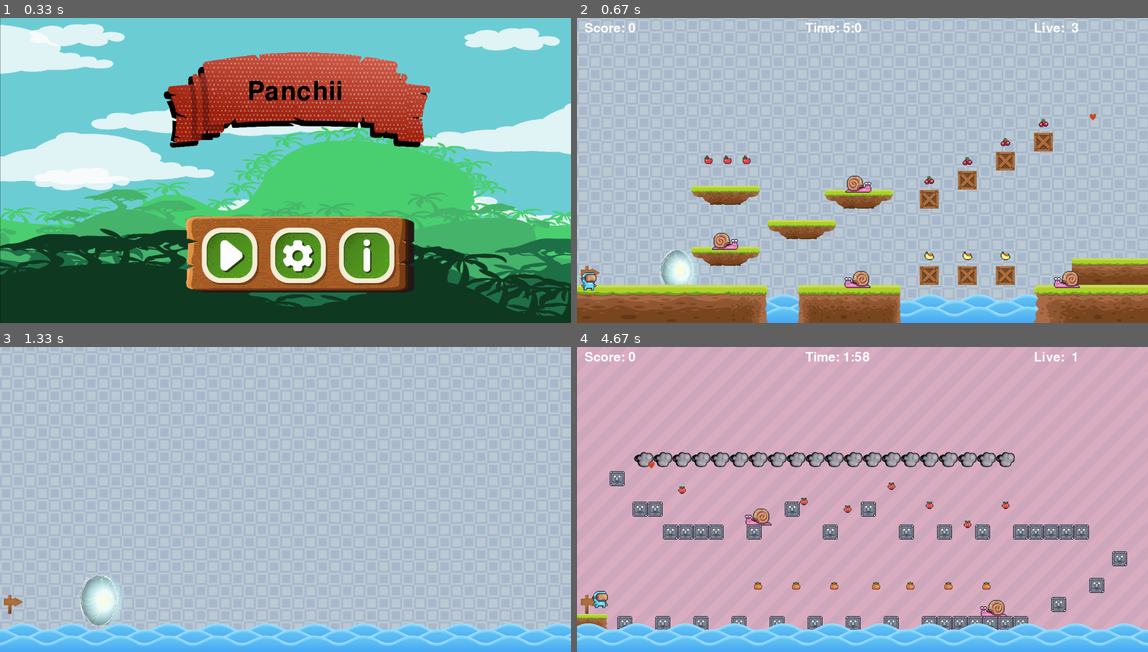
Above: before the commit, frames 1-4 (two rows, left to right).
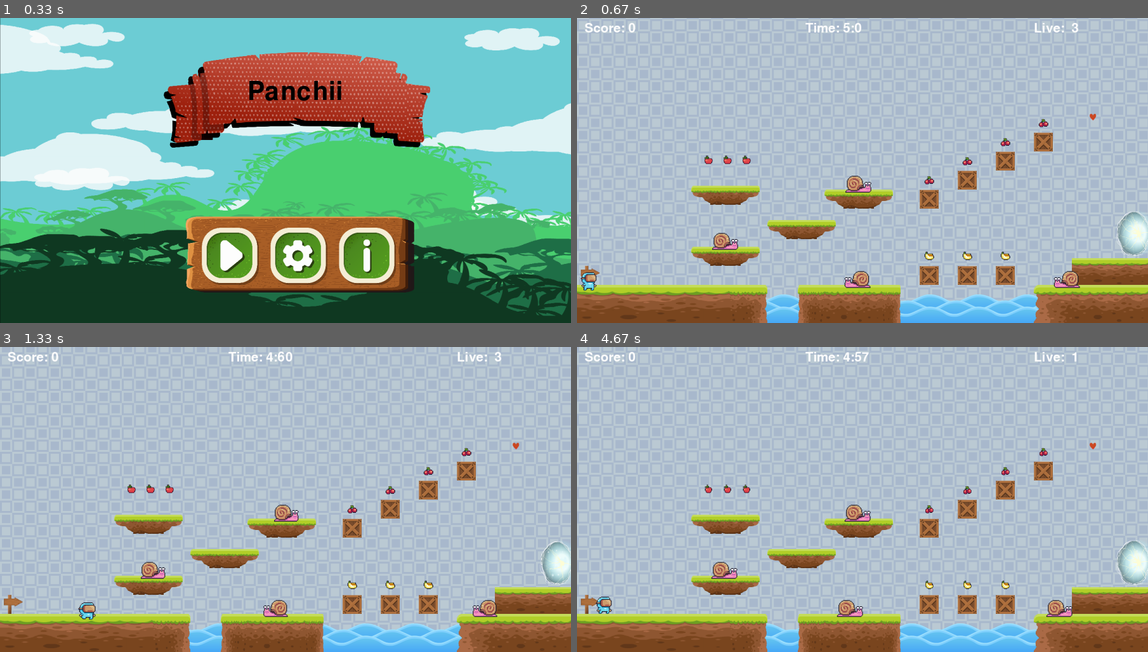
Above: after the commit, the same moments.

Repository: Pandrada0/Pygame_Panchi
Game: pygame game, started from main.py
Two runs of this game, one before a commit and one after it. Both use one fixed random seed, a clock stepped at 60 frames per second and the inputs below.
Inputs (mouse positions are in pixels of both pictures, inside the frame that each line leads up to):
- Up to frame 1 (0.33 s): no input
- Up to frame 2 (0.67 s): click (805, 255) at 0.38 s
- Up to frame 3 (1.33 s): tap Space at 0.67, 1.07 s; hold Right from 1 s (still down)
- Up to frame 4 (4.67 s): tap Space at 1.37, 1.57, 1.87, 2.07, 2.37, 2.63, 2.93, 3.07, 3.37, 3.73, 4.03, 4.23, 4.53 s; release Right at 1.47 s; hold Right 1.5-1.97 s; hold Left 2-2.53 s; hold Left 2.57-2.97 s; hold Right 3-3.63 s; hold Left 3.67-4.13 s; hold Right 4.17-4.63 s

Frame 1 is identical in both runs. In frame 2, 1.0% of the frame differs, in the area x 14-100%, y 63-88%; in frame 3, 17%; in frame 4, 98%, in the area x 0-100%, y 0-100%.

Commit message:
actualizacion

Diff:
--- a/data.json
+++ b/data.json
@@ -1227,8 +1227,53 @@
                 ],
                 "botin":[
                     {
-                        "x": 450,
+                        "x": 920,
                         "y": 600,
+                        "w": 50,
+                        "h": 50,
+                        "type": 6,
+                        "filas": 1,
+                        "columnas":17
+                    },
+                    {
+                        "x": 1000,
+                        "y": 600,
+                        "w": 50,
+                        "h": 50,
+                        "type": 6,
+                        "filas": 1,
+                        "columnas":17
+                    },
+                    {
+                        "x": 1080,
+                        "y": 600,
+                        "w": 50,
+                        "h": 50,
+                        "type": 6,
+                        "filas": 1,
+                        "columnas":17
+                    },
+                    {
+                        "x": 400,
+                        "y": 200,
+                        "w": 50,
+                        "h": 50,
+                        "type": 7,
+                        "filas": 1,
+                        "columnas":17
+                    },
+                    {
+                        "x": 500,
+                        "y": 200,
+                        "w": 50,
+                        "h": 50,
+                        "type": 7,
+                        "filas": 1,
+                        "columnas":17
+                    },
+                    {
+                        "x": 1150,
+                        "y": 400,
                         "w": 50,
                         "h": 50,
                         "type": 8,
@@ -1236,8 +1281,8 @@
                         "columnas":17
                     },
                     {
-                        "x": 550,
-                        "y": 600,
+                        "x": 1200,
+                        "y": 400,
                         "w": 50,
                         "h": 50,
                         "type": 8,
@@ -1245,44 +1290,8 @@
                         "columnas":17
                     },
                     {
-                        "x": 650,
-                        "y": 600,
-                        "w": 50,
-                        "h": 50,
-                        "type": 8,
-                        "filas": 1,
-                        "columnas":17
-                    },
-                    {
-                        "x": 760,
-                        "y": 600,
-                        "w": 50,
-                        "h": 50,
-                        "type": 8,
-                        "filas": 1,
-                        "columnas":17
-                    },
-                    {
-                        "x": 850,
-                        "y": 600,
-                        "w": 50,
-                        "h": 50,
-                        "type": 8,
-                        "filas": 1,
-                        "columnas":17
-                    },
-                    {
-                        "x": 950,
-                        "y": 600,
-                        "w": 50,
-                        "h": 50,
-                        "type": 8,
-                        "filas": 1,
-                        "columnas":17
-                    },
-                    {
-                        "x": 1050,
-                        "y": 600,
+                        "x": 1250,
+                        "y": 400,
                         "w": 50,
                         "h": 50,
                         "type": 8,
@@ -1355,7 +1364,7 @@
                 ],
                 "enemigo":[
                     {
-                        "x": 1100,
+                        "x": 950,
                         "y": 650,
                         "speed_walk": 1,
                         "speed_run" : 40,
@@ -1368,7 +1377,7 @@
                         "direccion": 1
                     },
                     {
-                        "x": 1200,
+                        "x": 1050,
                         "y": 650,
                         "speed_walk": 1,
                         "speed_run" : 40,
@@ -1381,8 +1390,21 @@
                         "direccion": 0
                     },
                     {
-                        "x": 400,
-                        "y": 380,
+                        "x": 500,
+                        "y": 180,
+                        "speed_walk": 1,
+                        "speed_run" : 40,
+                        "gravity": 10,
+                        "jump_power": 10,
+                        "frame_rate_ms": 20,
+                        "move_rate_ms": 50,
+                        "jump_height": 100,
+                        "p_scale": 2,
+                        "direccion": 1
+                    },
+                    {
+                        "x": 800,
+                        "y": 160,
                         "speed_walk": 1,
                         "speed_run" : 40,
                         "gravity": 10,
@@ -1394,8 +1416,21 @@
                         "direccion": 0
                     },
                     {
-                        "x": 1400,
-                        "y": 560,
+                        "x": 270,
+                        "y": 350,
+                        "speed_walk": 1,
+                        "speed_run" : 40,
+                        "gravity": 10,
+                        "jump_power": 10,
+                        "frame_rate_ms": 20,
+                        "move_rate_ms": 50,
+                        "jump_height": 100,
+                        "p_scale": 2,
+                        "direccion": 1
+                    },
+                    {
+                        "x": 1200,
+                        "y": 350,
                         "speed_walk": 1,
                         "speed_run" : 40,
                         "gravity": 10,
@@ -1407,7 +1442,7 @@
                         "direccion": 0
                     }
 
-                ]}
+            ]}
 
     }
 }
--- a/main.py
+++ b/main.py
@@ -52,7 +52,7 @@
     imagen_agua_move = Wallpaper(FONDO_AGUA,screen_lvl_1,x=10,y=725,w=100,h=50)
 
     flecha = Boton(x= 10,y=650,w=50,h=50,path=FLECHA_INICIO)
-    portal = Portal(x= 180,y=585,w=150,h=150,frame_rate_ms=5)
+    portal = Portal(x= 1380,y=485,w=150,h=150,frame_rate_ms=5)
 
     player_1 = Player(x=0,y=550,speed_walk=10,speed_run=40,gravity=15,jump_power=60,interval_time_jump=40,frame_rate_ms=15,jump_height=60)
 
@@ -82,7 +82,7 @@
 
         if player_1.rect.colliderect(portal.rect_ground_collition):
             pygame.time.delay(1000)
-            lvl_3(player_1,scores)
+            lvl_2(player_1,scores)
             if DEBUG_PRINT:
                 print("Pase de nivel")
 
Binary file removed: images/Fruits/21.png
Binary file removed: images/Fruits/4.png
